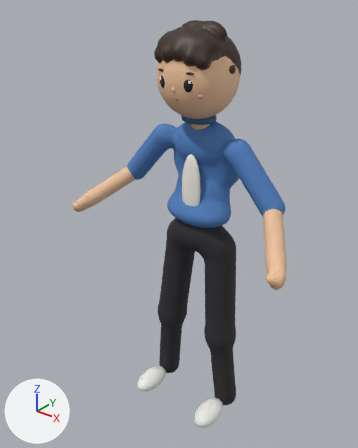
The glTF model public/models/people/jiangye_toon.glb as it was, and as the next commit left it.
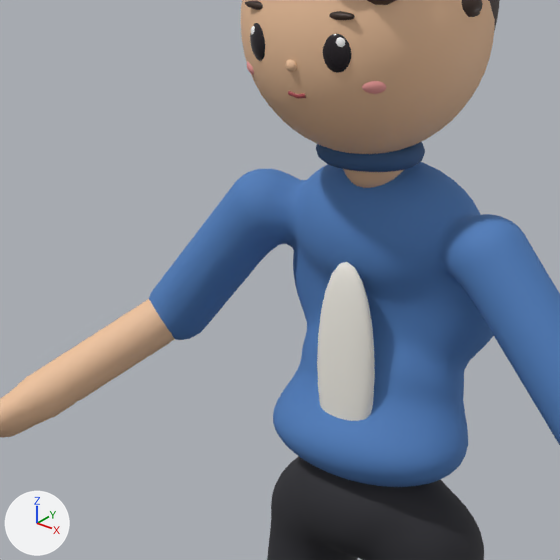
Each version appears first whole from a camera (50 mm lens) standing at (1.233, -1.694, 2.014) and looking at (-0.058, -0.079, 1.013), and next in a close-up on the part from 22% to 73% of the width and 15% to 56% of the height. Every picture has the same lights, and +X, +Y and +Z are marked at lower left. The older version's two pictures come first. Vertices at exactly the same position are counted once.

Names of what the first close-up shows: 'jiangye'.
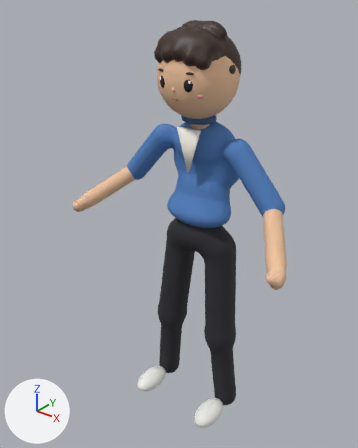
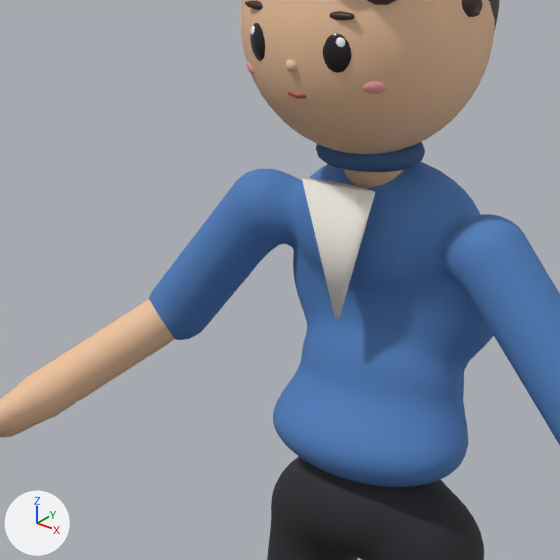
Boxes (x1, y1, x2, y2) around the edits, measured in the close-ups (560 x 560 px):
part 1 of me_mesh, added
    after: (302, 178, 375, 319)
part 2 of me_mesh, deleted
    before: (317, 262, 375, 421)

What the commit changed:
me_mesh is used by ob_jiangye; location (0.0, 0.0, 0.0).
me_mesh had 13677 vertices, 27242 faces and spanned x -0.58..0.58, y -0.3..0.15, z 0.01..1.89.
me_mesh now has 13405 vertices, 26698 faces and spans x -0.58..0.58, y -0.3..0.15, z 0.01..1.89.
me_mesh part 1: a new loose piece of 42 vertices spanning x -0.06..0.06, y -0.1..-0.08, z 1.28..1.47, in mat_inner (white #f4f1e8).
me_mesh part 2: the loose piece of 314 vertices spanning x -0.05..0.05, y -0.09..-0.05, z 1.04..1.36 is deleted.
